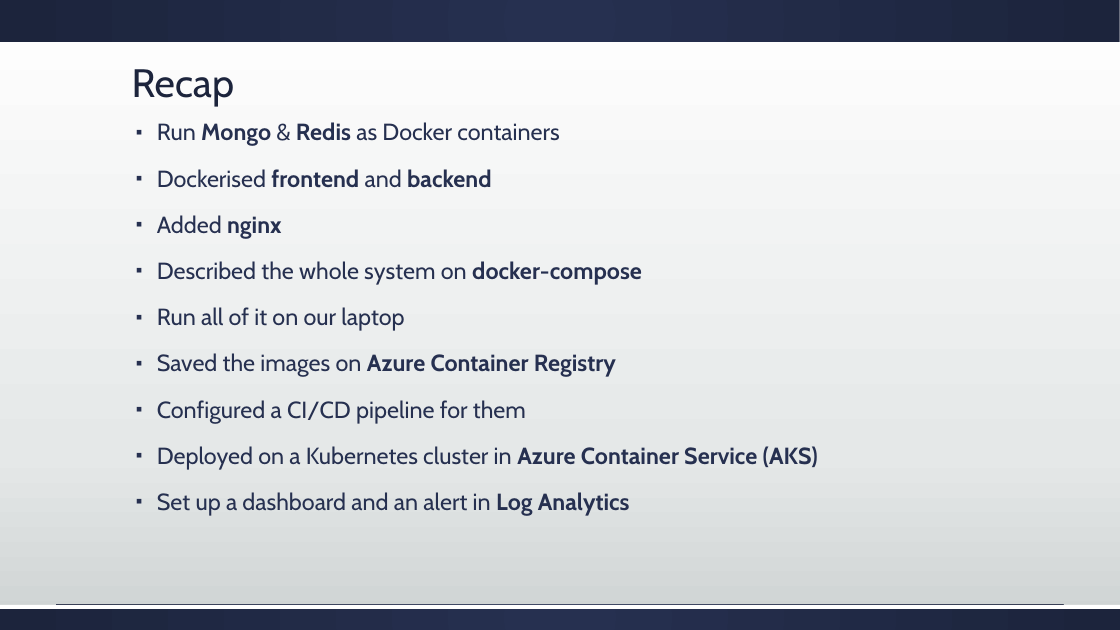
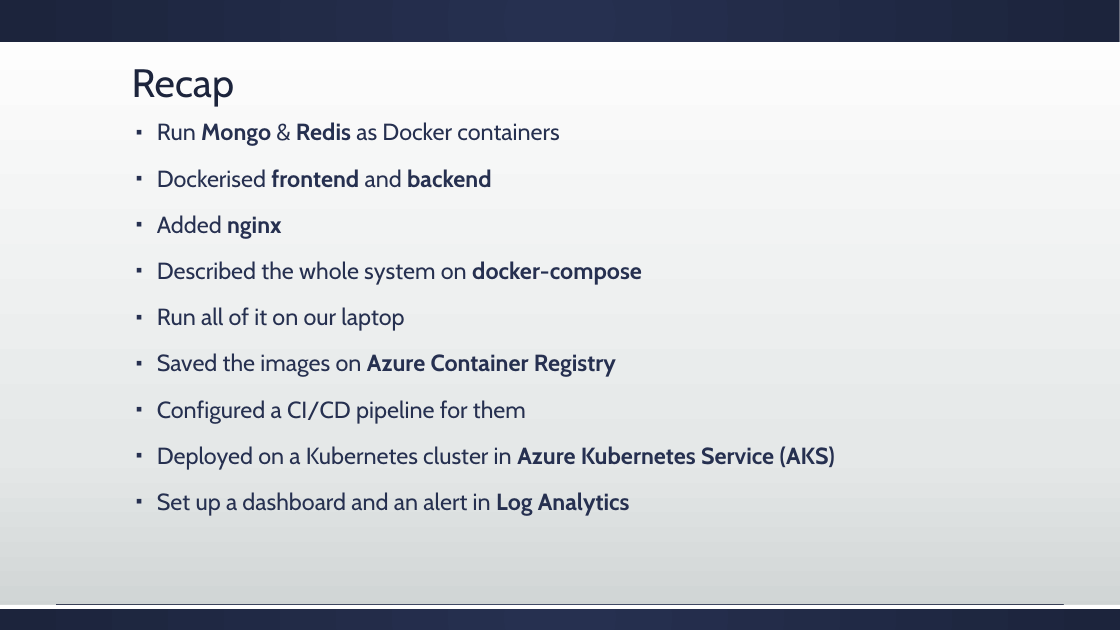
Before and after one commit to geffzhang/DockerStarted, a slide deck: slide 20 of dotnetcoredockerk8s.pptx. Drawn at 1120x630 pixels with LibreOffice and Linux fonts; fonts in the diff are those of the drawing. Boxes give left, top, right and bottom in pixels: in the first picture for what was removed or moved away, otherwise in the second. Text is boxed around its words. In the diff, an @@ line names an element or a change of style, - is before the commit and + after.

```diff
--- a/dotnetcoredockerk8s.pptx
+++ b/dotnetcoredockerk8s.pptx
@@ text at (157,446,835,470): text changed @@
-▪ Deployed on a Kubernetes cluster in Azure Container Service (AKS)
+▪ Deployed on a Kubernetes cluster in Azure Kubernetes Service (AKS)
```
Also in this commit, not shown: 4 other slides changed, 11 other files.
